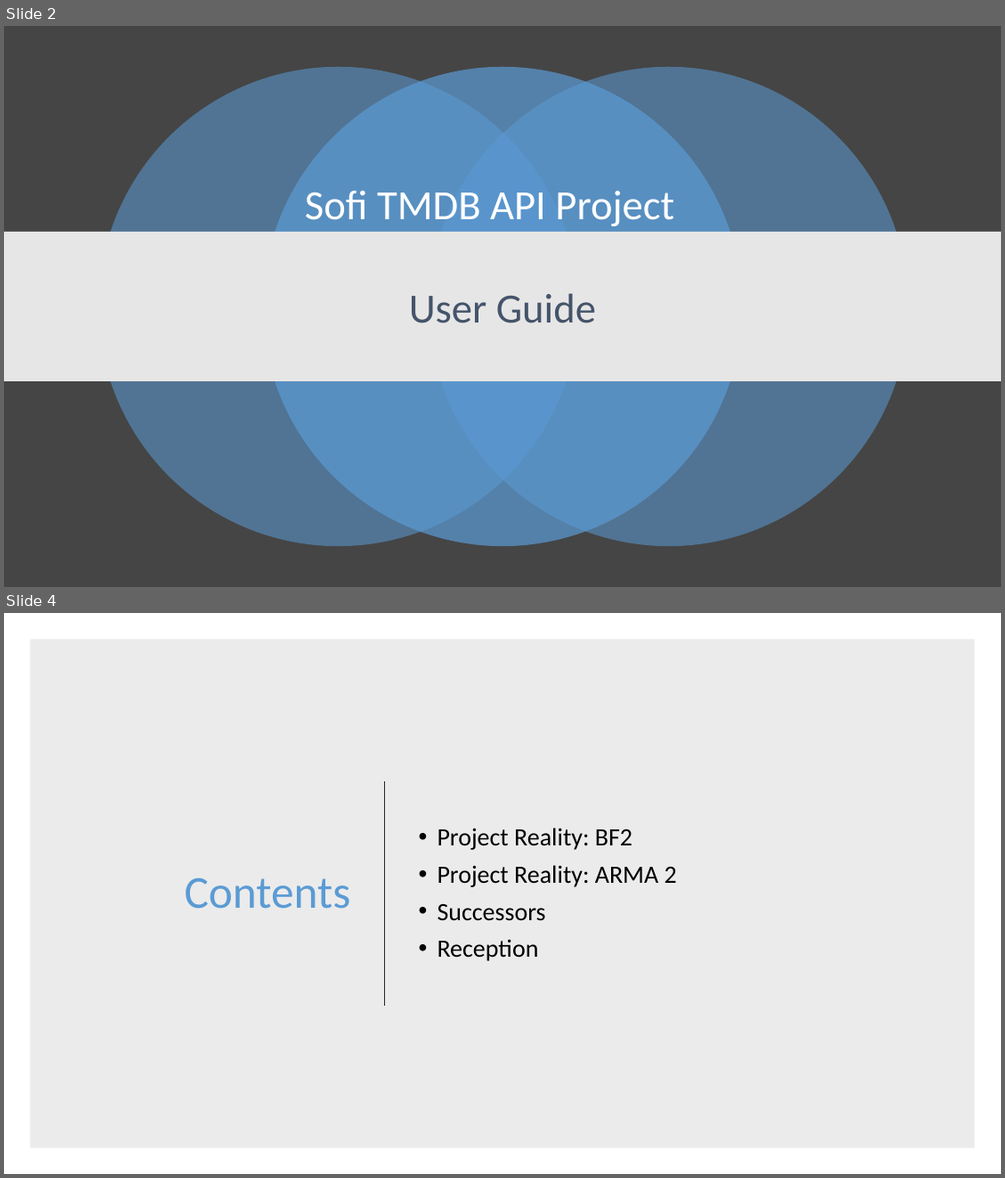
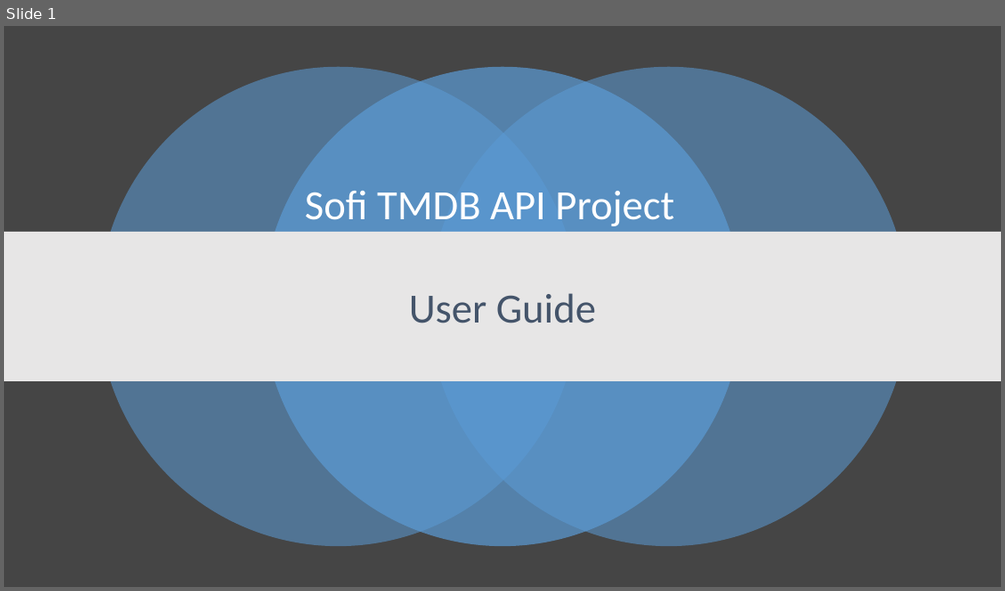
Before and after one commit to arpans2112/SoFi_TMDB_API_Project, a slide deck: SoFi TMDB Api Project User Guide.pptx. Shown one above the other, each under a label of ours: slides 2 and 4 before the commit, slide 1 after it; the slides between them are not shown. The pictures are 1005x1178 and 1005x591 pixels, drawn with LibreOffice and Linux fonts; fonts in the diff are those of the drawing. Boxes give left, top, right and bottom in pixels: in the first picture for what was removed or moved away, otherwise in the second. Text is boxed around its words. In the diff, an @@ line names an element or a change of style, - is before the commit and + after.

Commit message:
Sofi TMDB Api project User Guide is updated

```diff
--- a/SoFi TMDB Api Project User Guide.pptx
+++ b/SoFi TMDB Api Project User Guide.pptx
@@ slide 4 removed at bbox=[4, 613, 1001, 1174], background #FFFFFF @@
@@ rectangle removed at bbox=[30, 639, 975, 1148] @@
@@ line removed from (385, 781) to (385, 1005) @@
@@ text removed at bbox=[437, 827, 677, 961] @@
-• Project Reality: BF2
-• Project Reality: ARMA 2
-• Successors
-• Reception
@@ title removed at bbox=[185, 877, 351, 908] @@
-Contents
@@ what was slide 2 is now slide 1 @@
```
Also in this commit, not shown: 1 slide changed, 2 slides added, 6 other slides removed.
